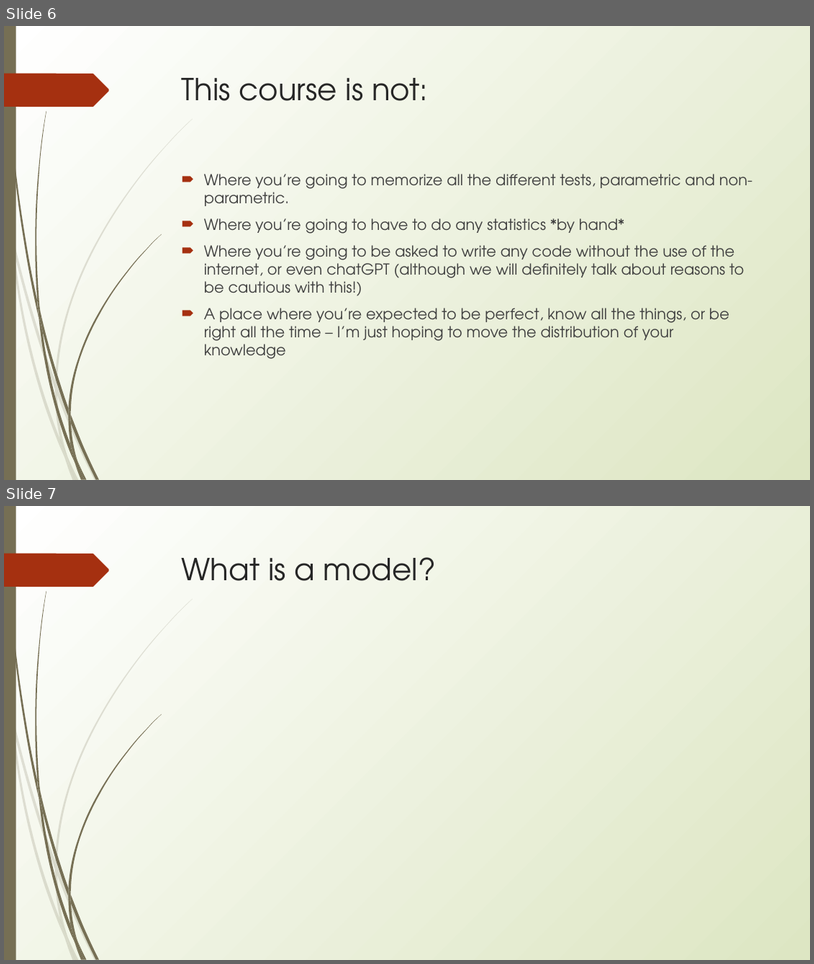
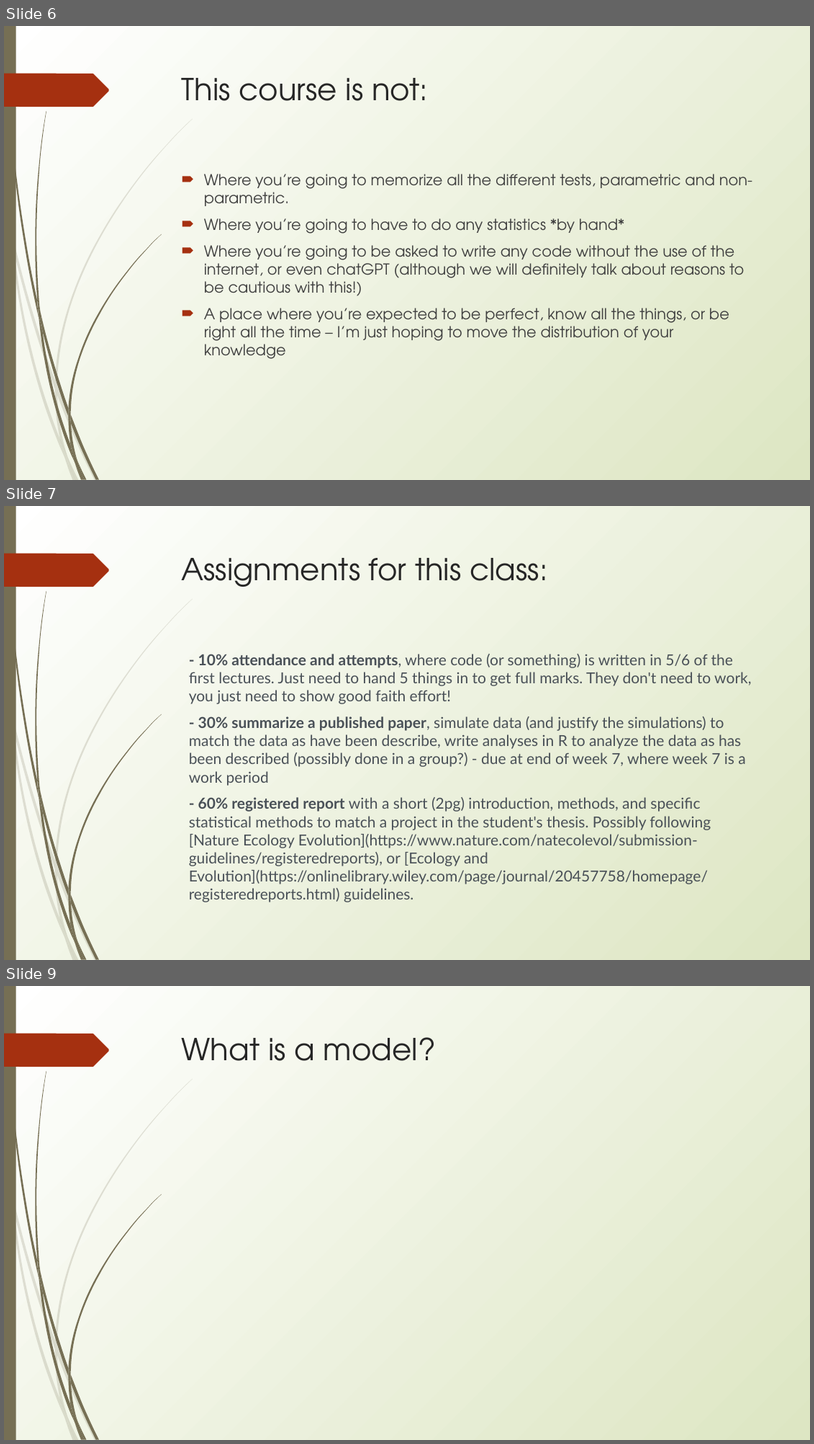
Before and after one commit to erynmcfarlane/GraduateStatsClass, a slide deck: Lecture1 _v2.pptx. Shown one above the other, each under a label of ours: slides 6 and 7 before the commit, slides 6, 7 and 9 after it; the slides between them are not shown. The pictures are 814x964 and 814x1444 pixels, drawn with LibreOffice and Linux fonts; fonts in the diff are those of the drawing. Boxes give left, top, right and bottom in pixels: in the first picture for what was removed or moved away, otherwise in the second. Text is boxed around its words. In the diff, an @@ line names an element or a change of style, - is before the commit and + after.

```diff
--- a/Lecture1 _v2.pptx
+++ b/Lecture1 _v2.pptx
@@ slide 7 added at (4,506,810,960), background gradient #FFFFFF to #DDE6C3; not listed: 24 template elements that a slide beside it also shows @@
@@ title added at (182,558,548,587), 36 pt, text #262626 @@
+Assignments for this class:
@@ text added at (189,654,751,902), 18 pt, text #495057 @@
+- 10% attendance and attempts, where code (or something) is written in 5/6 of the first lectures. Just need to hand 5 things in to get full marks. They don't need to work, you just need to show good faith effort!
+- 30% summarize a published paper, simulate data (and justify the simulations) to match the data as have been describe, write analyses in R to analyze the data as has been described (possibly done in a group?) - due at end of week 7, where week 7 is a work period
+- 60% registered report with a short (2pg) introduction, methods, and specific statistical methods to match a project in the student's thesis. Possibly following [Nature Ecology Evolution](https://www.nature.com/natecolevol/submission-guidelines/registeredreports), or [Ecology and Evolution](https://onlinelibrary.wiley.com/page/journal/20457758/homepage/registeredreports.html) guidelines.
@@ what was slide 7 is now slide 9 @@
```
Also in this commit, not shown: 1 slide changed, 1 other slide added, 1 other file.
